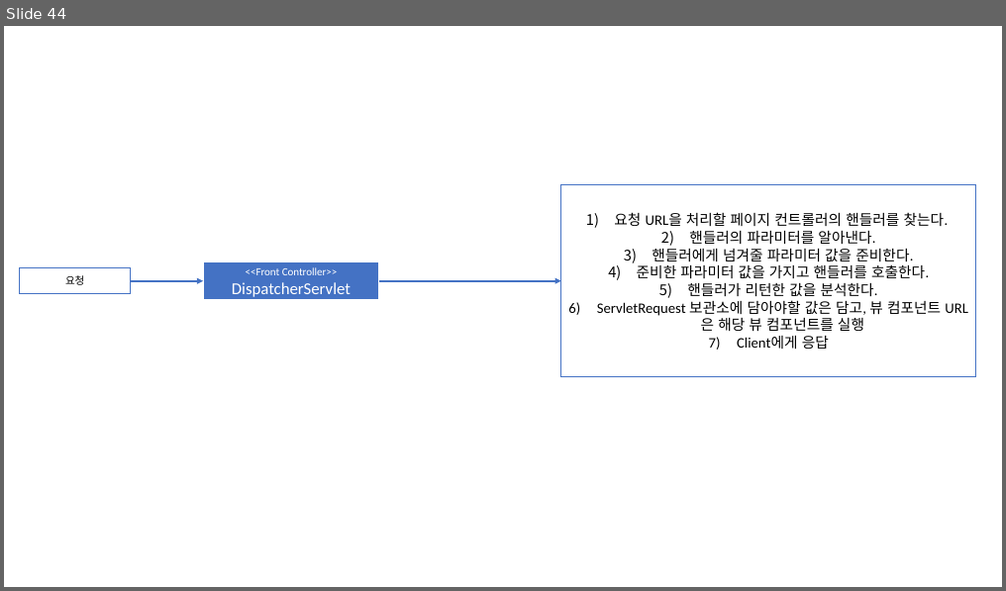
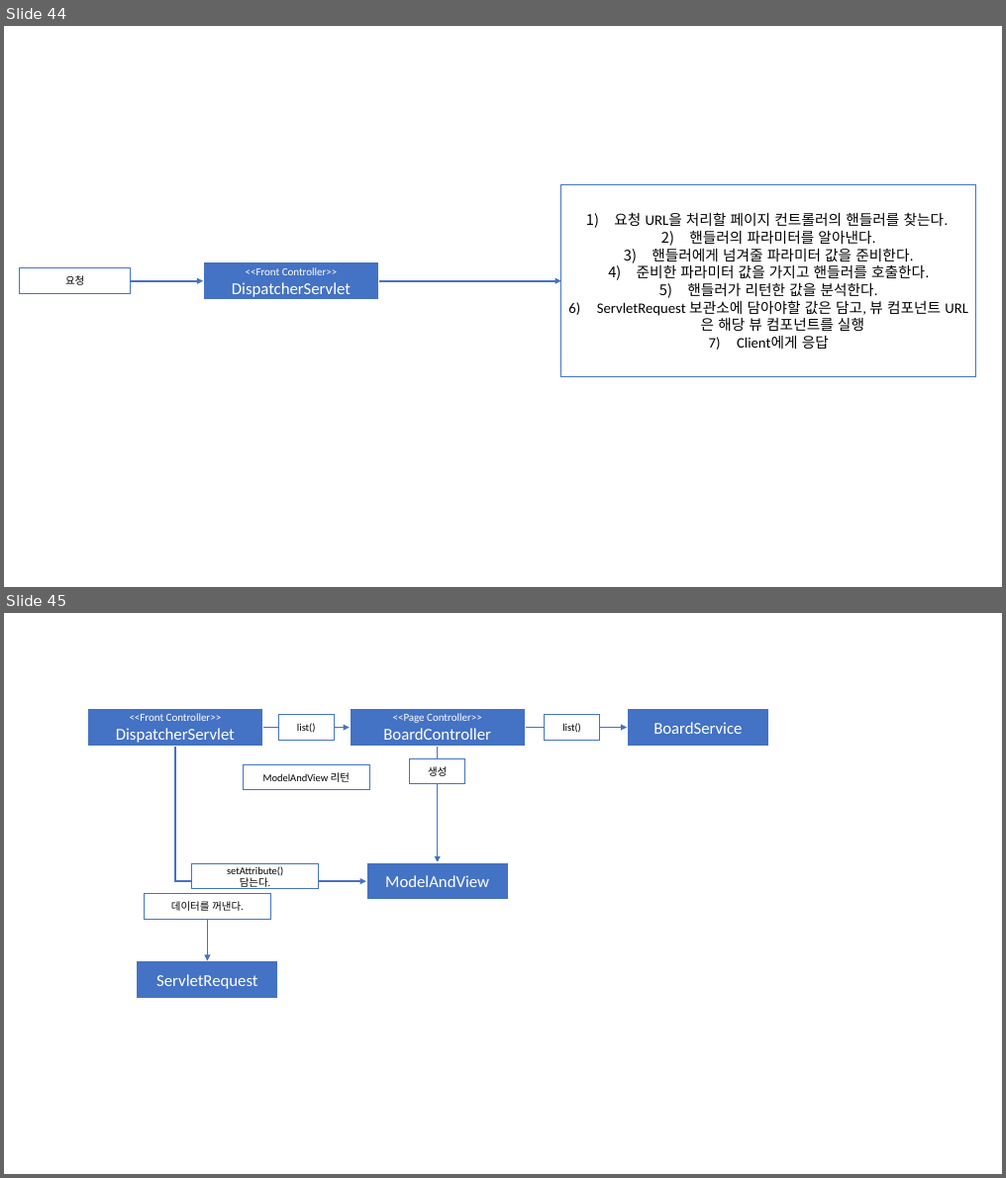
Before and after one commit to Dingadung/2022-study-workspace, a slide deck: study-note/자바/2022-10-11 내용정리.pptx. Shown one above the other, each under a label of ours: slide 44 before the commit, slides 44 and 45 after it. The pictures are 1006x591 and 1006x1178 pixels, drawn with LibreOffice and Linux fonts; fonts in the diff are those of the drawing. Boxes give left, top, right and bottom in pixels: in the first picture for what was removed or moved away, otherwise in the second. Text is boxed around its words. In the diff, an @@ line names an element or a change of style, - is before the commit and + after.

```diff
--- a/study-note/자바/2022-10-11 내용정리.pptx
+++ b/study-note/자바/2022-10-11 내용정리.pptx
@@ slide 45 added at [4,613,1002,1174], background #FFFFFF @@
@@ rectangle added at [87,709,263,747], fill #4472C4, outline #FFFFFF 1.5 pt, 10.5 pt, text #FFFFFF @@
+<<Front Controller>>
+DispatcherServlet
@@ arrow added from (263, 728) to (350, 728), #4472C4 1.5 pt @@
@@ rectangle added at [279,715,334,741], fill #FFFFFF, outline #4472C4 1 pt, 10 pt, text #000000 @@
+list()
@@ rectangle added at [350,709,525,747], fill #4472C4, outline #FFFFFF 1.5 pt, 10.5 pt, text #FFFFFF @@
+<<Page Controller>>
+BoardController
@@ arrow added from (526, 728) to (627, 728), #4472C4 1.5 pt @@
@@ rectangle added at [545,715,600,741], fill #FFFFFF, outline #4472C4 1 pt, 10 pt, text #000000 @@
+list()
@@ rectangle added at [627,709,769,747], fill #4472C4, outline #FFFFFF 1.5 pt, 16 pt, text #FFFFFF @@
+BoardService
@@ elbow arrow added from (175, 747) to (366, 881), #4472C4 1.5 pt @@
@@ rectangle added at [410,759,465,784], fill #FFFFFF, outline #4472C4 1 pt, 10 pt, text #000000 @@
+생성
@@ arrow added from (438, 747) to (438, 862), #4472C4 1.5 pt @@
@@ rectangle added at [243,765,369,790], fill #FFFFFF, outline #4472C4 1 pt, 10 pt, text #000000 @@
+ModelAndView 리턴
@@ rectangle added at [192,863,319,889], fill #FFFFFF, outline #4472C4 1 pt, 10 pt, text #000000 @@
+setAttribute()
+담는다.
@@ rectangle added at [366,862,509,900], fill #4472C4, outline #FFFFFF 1.5 pt, 16 pt, text #FFFFFF @@
+ModelAndView
@@ rectangle added at [144,894,270,919], fill #FFFFFF, outline #4472C4 1 pt, 10 pt, text #000000 @@
+데이터를 꺼낸다.
@@ arrow added from (208, 919) to (208, 961), #4472C4 1.5 pt @@
@@ rectangle added at [137,961,279,999], fill #4472C4, outline #FFFFFF 1.5 pt, 16 pt, text #FFFFFF @@
+ServletRequest
```
Also in this commit, not shown: 17 other files.
